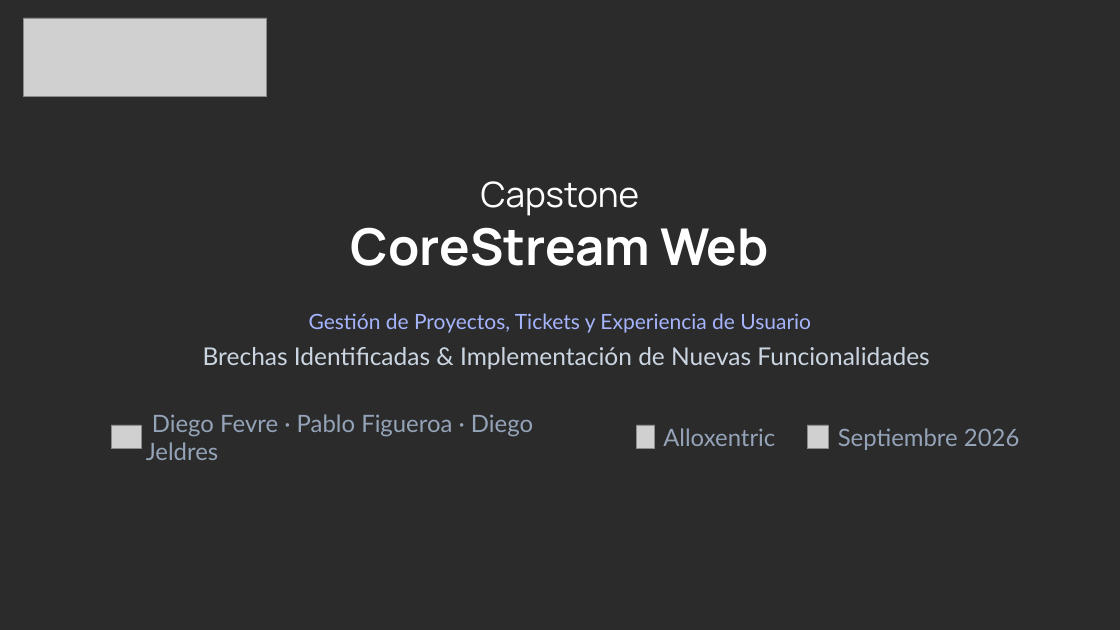
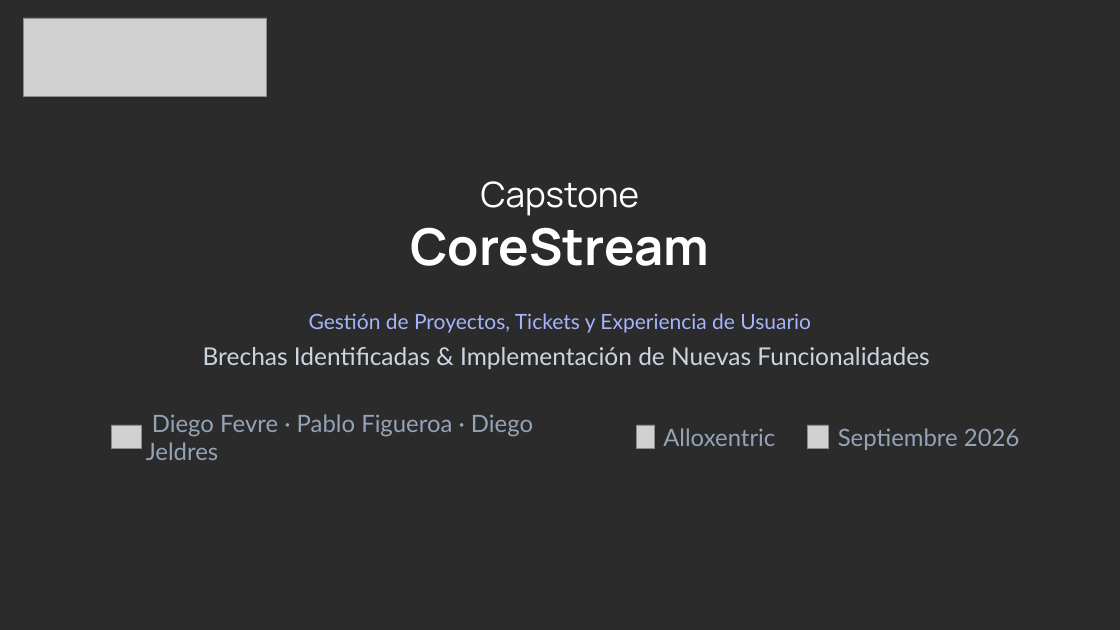
Before and after one commit to bunnybraixen/Grupo-4, a slide deck: slide 1 of Fase 1/Evidencias Grupales/Presentación Proyecto.pptx. Drawn at 1120x630 pixels with LibreOffice and Linux fonts; fonts in the diff are those of the drawing; grey boxes stand for pictures; background and template pictures are left out; a plain dark background stands for a picture behind light text. Boxes give left, top, right and bottom in pixels: in the first picture for what was removed or moved away, otherwise in the second. Text is boxed around its words. In the diff, an @@ line names an element or a change of style, - is before the commit and + after.

```diff
--- a/Fase 1/Evidencias Grupales/Presentación Proyecto.pptx
+++ b/Fase 1/Evidencias Grupales/Presentación Proyecto.pptx
@@ text at [410, 227, 709, 266]: text changed @@
-CoreStream Web
+CoreStream
```
Also in this commit, not shown: 2 other slides changed.
